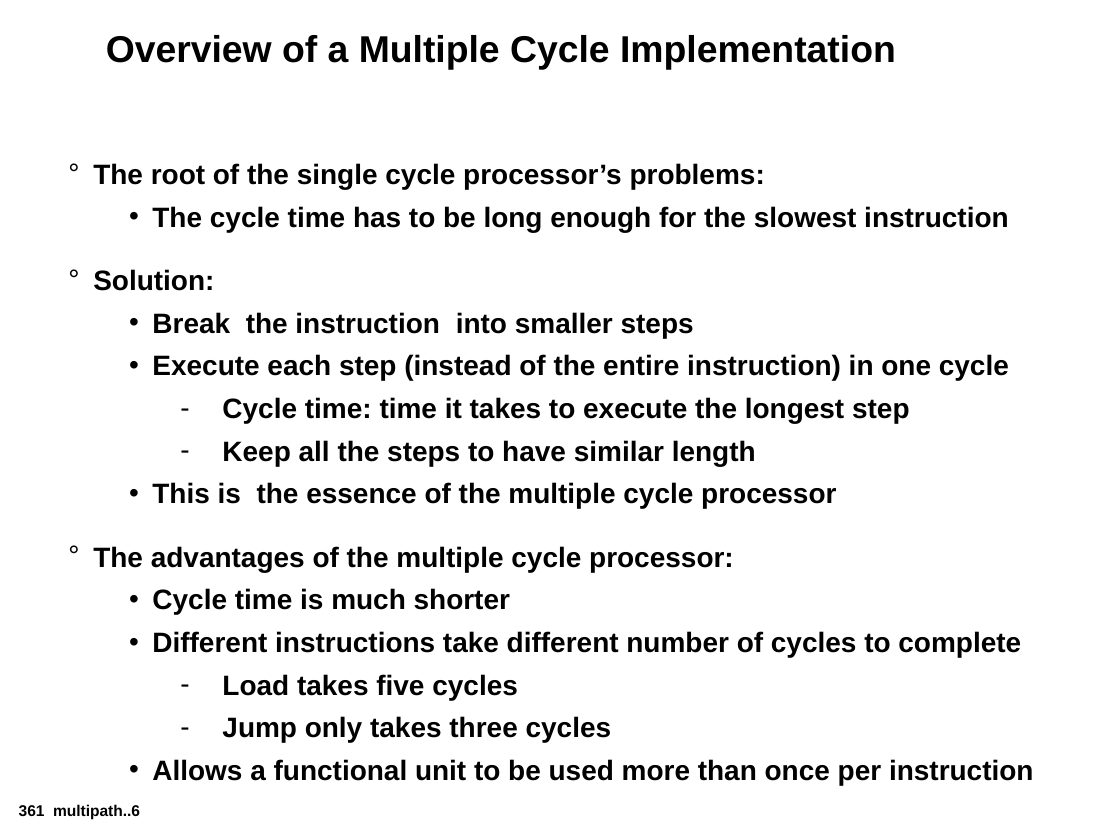
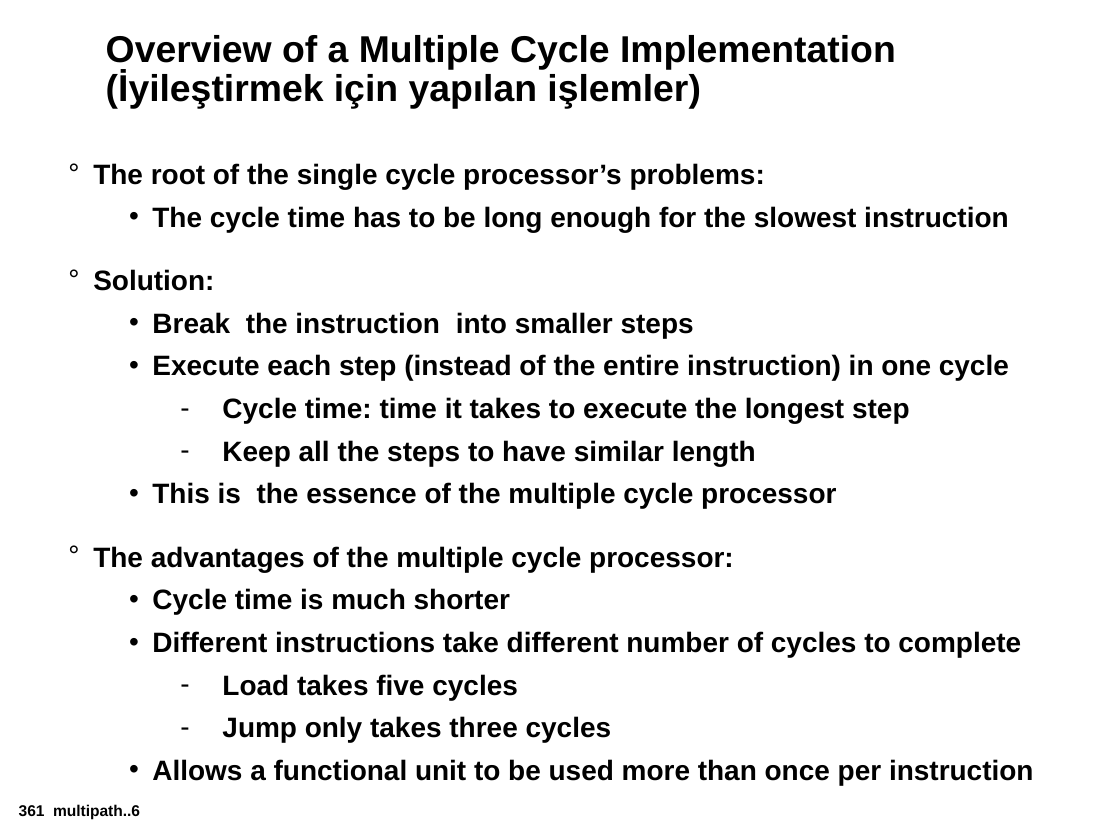
Before and after one commit to afozbek/2019-Bahar, a slide deck: slide 6 of Bilgisayar-Mimarisi-Slaytlar/Bolum_5_MultiCycleProcessor.ppt. Drawn at 1120x840 pixels with LibreOffice and Linux fonts; fonts in the diff are those of the drawing. Boxes give left, top, right and bottom in pixels: in the first picture for what was removed or moved away, otherwise in the second. Text is boxed around its words. In the diff, an @@ line names an element or a change of style, - is before the commit and + after.

```diff
--- a/Bilgisayar-Mimarisi-Slaytlar/Bolum_5_MultiCycleProcessor.ppt
+++ b/Bilgisayar-Mimarisi-Slaytlar/Bolum_5_MultiCycleProcessor.ppt
@@ title at [106,35,896,108]: text changed @@
-Overview of a Multiple Cycle Implementation
+Overview of a Multiple Cycle Implementation
+(İyileştirmek için yapılan işlemler)
```
Also in this commit, not shown: 5 other slides changed, 6 slides added, 6 slides removed, 3 other files.
